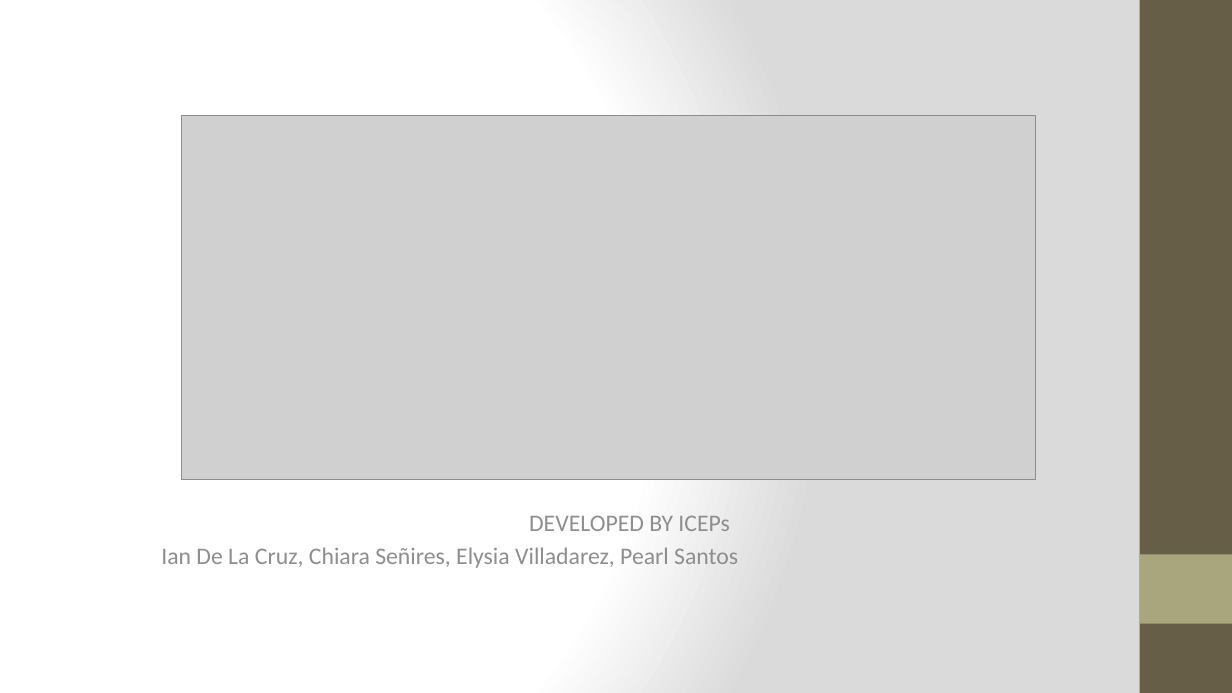
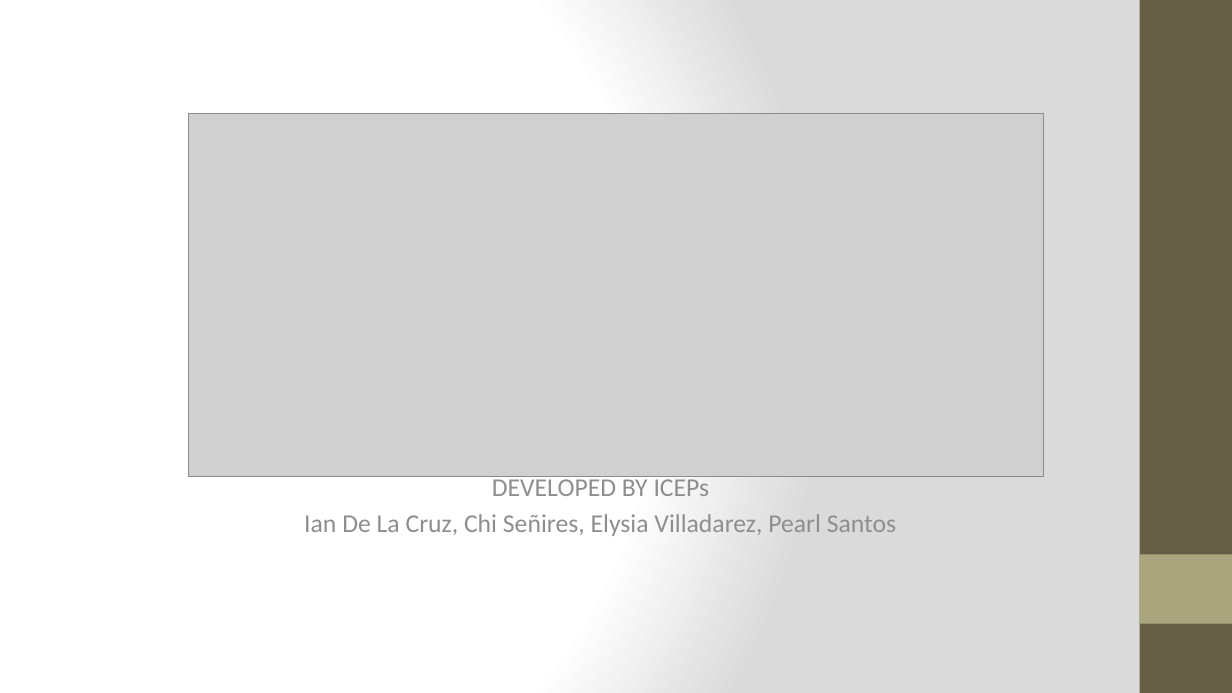
Before and after one commit to compsat/bh2016-iceps, a slide deck: slide 1 of Due Now Presentation.pptx. Drawn at 1232x693 pixels with LibreOffice and Linux fonts; fonts in the diff are those of the drawing; grey boxes stand for pictures. Boxes give left, top, right and bottom in pixels: in the first picture for what was removed or moved away, otherwise in the second. Text is boxed around its words. In the diff, an @@ line names an element or a change of style, - is before the commit and + after.

```diff
--- a/Due Now Presentation.pptx
+++ b/Due Now Presentation.pptx
@@ picture: place and size @@
-picture at (181,116,1036,480)
+picture at (189,114,1043,477)
@@ subtitle "DEVELOPED BY ICEPs": place and size @@
-subtitle "DEVELOPED BY ICEPs" at (161,515,738,568)
+subtitle "DEVELOPED BY ICEPs" at (304,475,896,536)
@@ subtitle at (492,475,710,496): size 18.5 to 20 pt in "DEVELOPED BY ICEPs" @@
@@ subtitle at (304,514,896,536): text changed; size 18.5 to 20 pt @@
-Ian De La Cruz, Chiara Señires, Elysia Villadarez, Pearl Santos
+Ian De La Cruz, Chi Señires, Elysia Villadarez, Pearl Santos
```
Also in this commit, not shown: 8 other slides changed, 1 slide removed.
